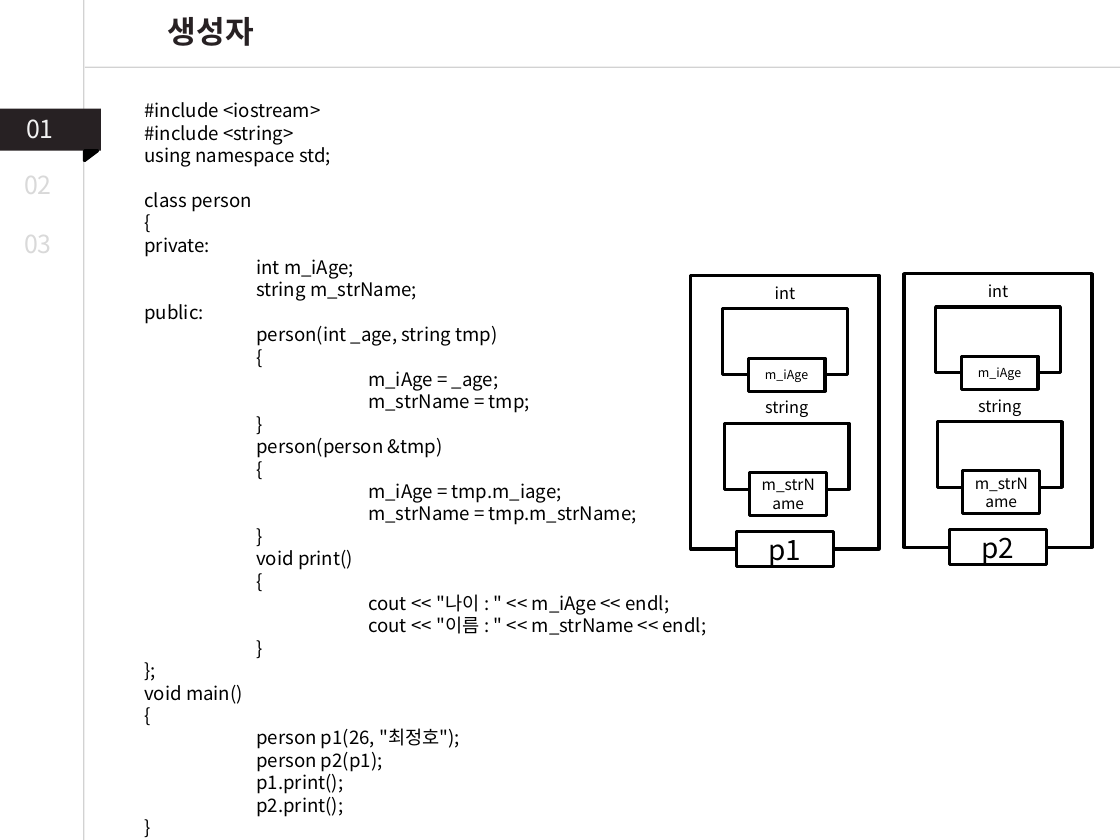
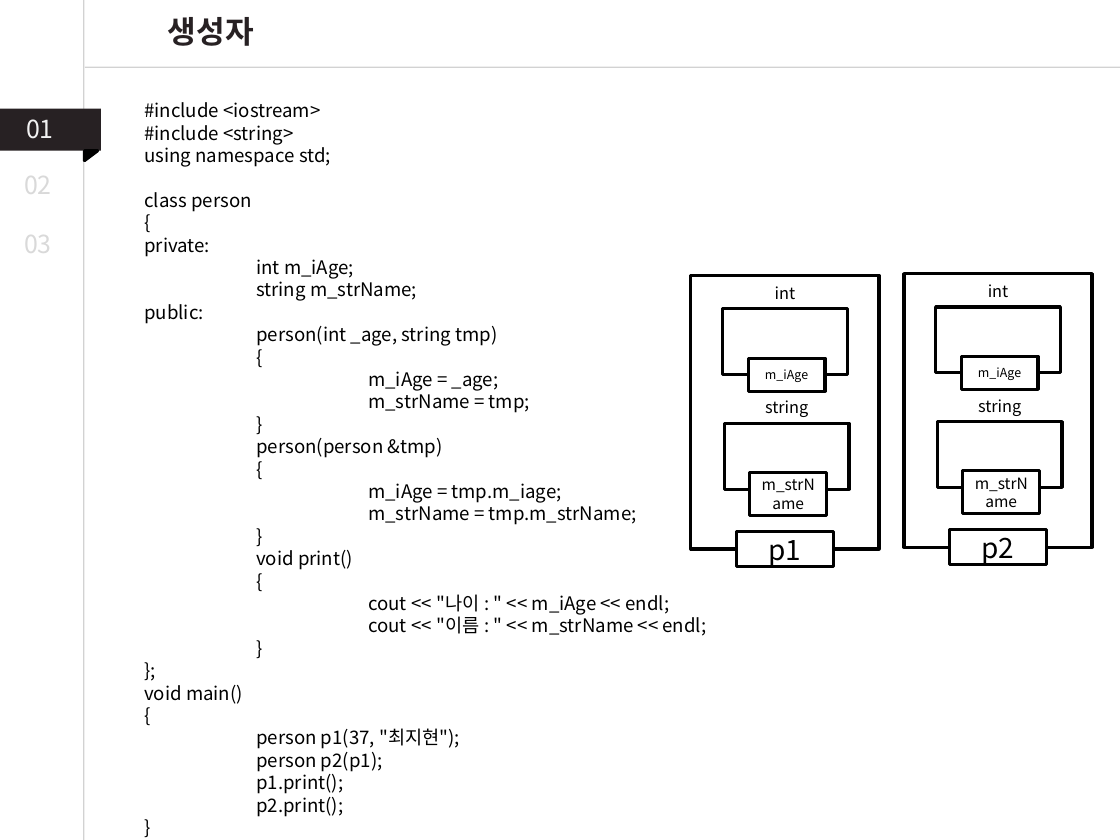
Before and after one commit to dlathwjd2428/study, a slide deck: slide 11 of C_C++/PPT/C++/C++_5_생성자_Static_소멸자.pptx. Drawn at 1120x840 pixels with LibreOffice and Linux fonts; fonts in the diff are those of the drawing. Boxes give left, top, right and bottom in pixels: in the first picture for what was removed or moved away, otherwise in the second. Text is boxed around its words. In the diff, an @@ line names an element or a change of style, - is before the commit and + after.

```diff
--- a/C_C++/PPT/C++/C++_5_생성자_Static_소멸자.pptx
+++ b/C_C++/PPT/C++/C++_5_생성자_Static_소멸자.pptx
@@ text at (x1=256, y1=728, x2=460, y2=749): text changed @@
-person p1(26, "최정호");
+person p1(37, "최지현");
```
